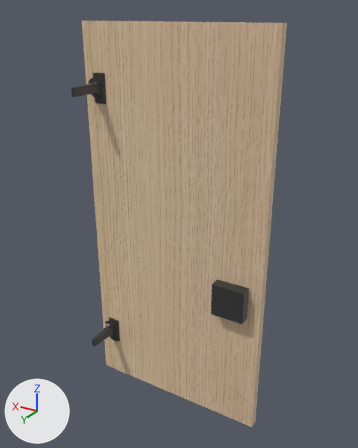
One commit to the glTF model 2025-284-C01-Vitrineskap/sim/Benk_B_dor_hoyre.glb: the scene before it, then after it.
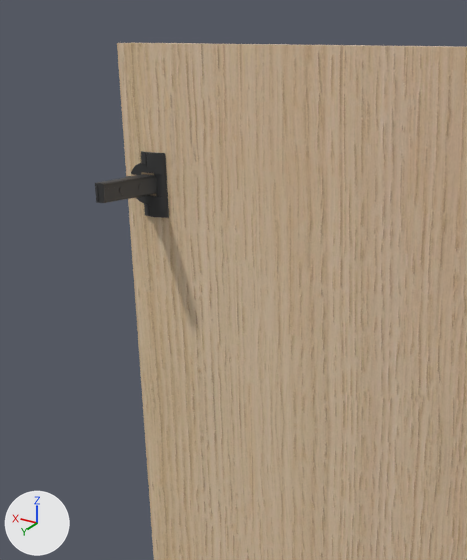
The first picture shows the older version from a camera (50 mm lens) standing at (994.0, 186.0, 896.0) and looking at (1460.0, -590.0, 508.0). The close-ups show the older and then the newer version on the part from 7% to 69% of the width and 0% to 60% of the height of that picture. Only the edits that show in the close-ups are written down. Every picture has the same lights, and +X, +Y and +Z are marked at lower left.

The scene before the commit, as lines of its bpy script (objects in view):
```python
me_blum_71b3590 = bpy.data.meshes.new('BLUM_71B3590')
me_blum_71b3590.from_pydata(...)  # 1701 vertices, 3386 faces; spans x -31.9..10.4, y -28.5..28.5, z -51.3..29.4
me_blum_71b3590.materials.append(mat_beslag_sort)  # dark grey #3f3f3f
me_mesh_0 = bpy.data.meshes.new('Mesh_0')
me_mesh_0.from_pydata(...)  # a box spanning x 1274.0..1667.0, y -600.0..-581.0, z 82.0..878.0, material slot 0; a box spanning x 1304.0..1324.0, y -625.0..-600.0, z 790.0..810.0, material slot 1; a box spanning x 1300.0..1368.0, y -581.0..-558.0, z 346.0..414.0, material slot 1
me_mesh_0.materials.append(mat_eik_eik_1_5___hvitpigmentert)  # picture img_image_0
me_mesh_0.materials.append(mat_beslag_sort)  # dark grey #3f3f3f
ob_2025_284_vitrineskap = bpy.data.objects.new('2025-284 Vitrineskap', me_mesh_0)
ob_2025_284_vitrineskap.location = (0.0, 0.0, 0.0)
ob_benk_b_dør_høyre_hengsel_z758_blum_71b3590 = bpy.data.objects.new('Benk B dør høyre hengsel z758 Blum 71B3590', me_blum_71b3590)
ob_benk_b_dør_høyre_hengsel_z758_blum_71b3590.location = (1651.0, -543.0, 758.0)
ob_benk_b_dør_høyre_hengsel_z758_blum_71b3590.rotation_euler = (-1.571, 0.0, 0.0)  # degrees (-90, 0, 0)
```
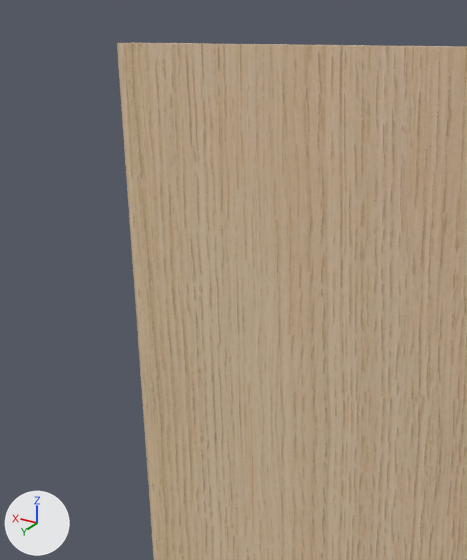
The change, as a diff of the scene's bpy script:
```diff
--- a/2025-284-C01-Vitrineskap/sim/Benk_B_dor_hoyre.glb.py
+++ b/2025-284-C01-Vitrineskap/sim/Benk_B_dor_hoyre.glb.py
@@ ob_benk_b_dør_høyre_hengsel_z758_blum_71b3590 @@
-ob_benk_b_dør_høyre_hengsel_z758_blum_71b3590 = bpy.data.objects.new('Benk B dør høyre hengsel z758 Blum 71B3590', me_blum_71b3590)
-ob_benk_b_dør_høyre_hengsel_z758_blum_71b3590.location = (1651.0, -543.0, 758.0)
-ob_benk_b_dør_høyre_hengsel_z758_blum_71b3590.rotation_euler = (-1.571, 0.0, 0.0)  # degrees (-90, 0, 0)
```

What differs and where, as boxes (x1, y1, x2, y2) in the close-ups (467 x 560 px):
'Benk B dør høyre hengsel z758 Blum 71B3590', deleted: before (95, 151, 169, 218)
